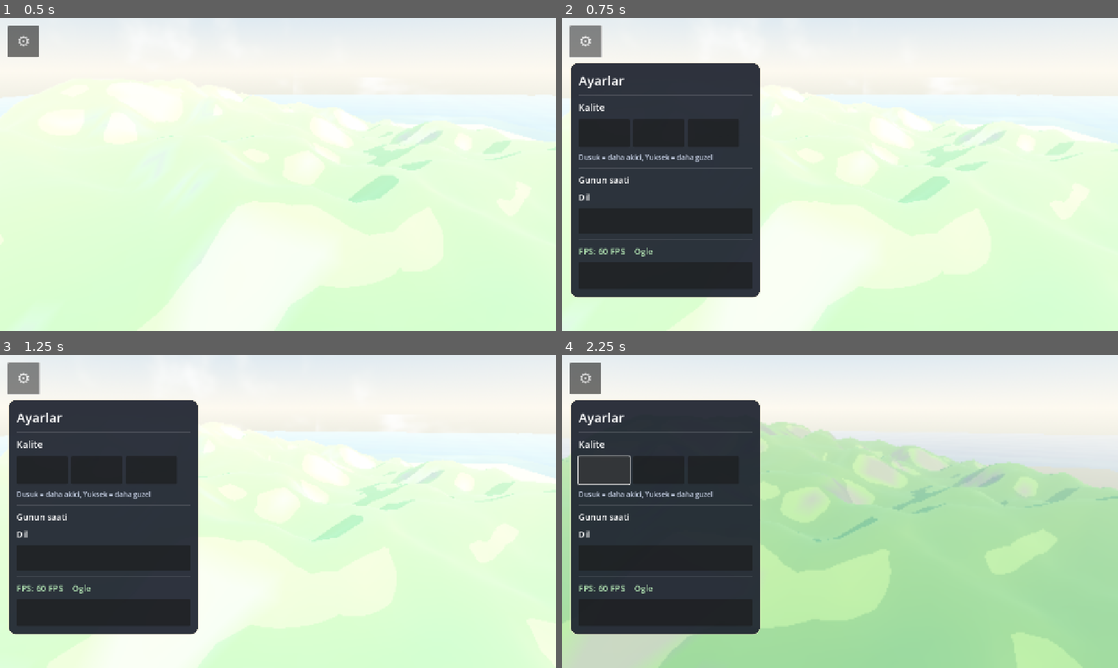
Above: before the commit, frames 1-4 (two rows, left to right).
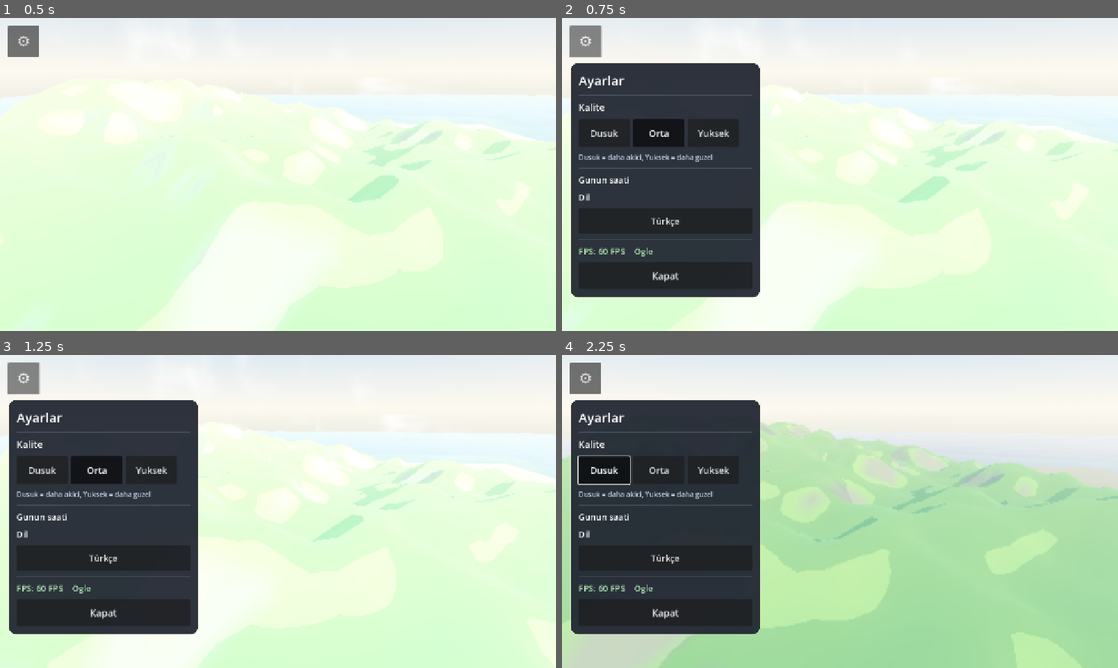
Above: after the commit, the same moments.

Repository: eraslan19j/game
Game: Godot game, scene res://scenes/world/world.tscn
Same seed, same stepped clock (60 frames per second), same inputs: the game is played once before the commit and once after it.
Inputs (mouse positions are in pixels of both pictures, inside the frame that each line leads up to):
- Up to frame 1 (0.5 s): no input
- Up to frame 2 (0.75 s): click "⚙" at 0.5 s
- Up to frame 3 (1.25 s): no input
- Up to frame 4 (2.25 s): click (606, 470) at 1.27 s; click (606, 470) at 2 s, where only the run after the commit has a clickable "Dusuk"

Frame 1 is identical in both runs. In frame 2, 0.3% of the frame differs, in the area x 5-30%, y 35-85%; in frame 3, 0.3%; in frame 4, 1.1%, in the area x 3-30%, y 32-85%.
Error before the commit: Invalid assignment of property or key 'text' with value of type 'String' on a base object of type 'Nil'. (res://scripts/ui/settings_menu.gd:169)

Commit message:
Fix: menusde tanimsiz _lbl_fps referansi kaldirildi
Co-authored-by: arena-agent <297053741+arena-agent@users.noreply.github.com>

Diff:
--- a/scripts/ui/settings_menu.gd
+++ b/scripts/ui/settings_menu.gd
@@ -11,7 +11,6 @@
 var _lbl_quality: Label
 var _lbl_hint: Label
 var _lbl_time: Label
-var _lbl_fps: Label
 var _lbl_lang: Label
 var _close_btn: Button
 var _lang_btn: Button
@@ -166,7 +165,6 @@
 	_lbl_hint.text = I18N.get_string("quality_hint")
 	_lbl_time.text = I18N.get_string("time_of_day")
 	_lbl_lang.text = I18N.get_string("language")
-	_lbl_fps.text = I18N.get_string("fps")
 	_close_btn.text = I18N.get_string("close")
 
 	var names := ["quality_low", "quality_medium", "quality_high"]
